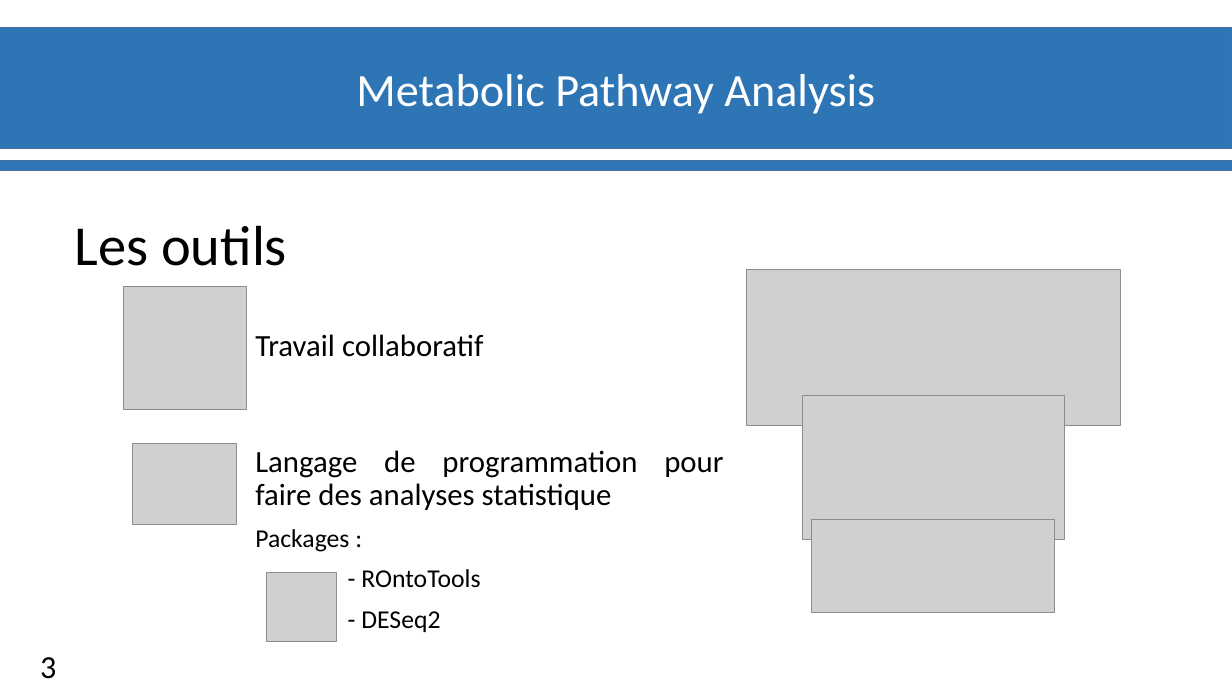
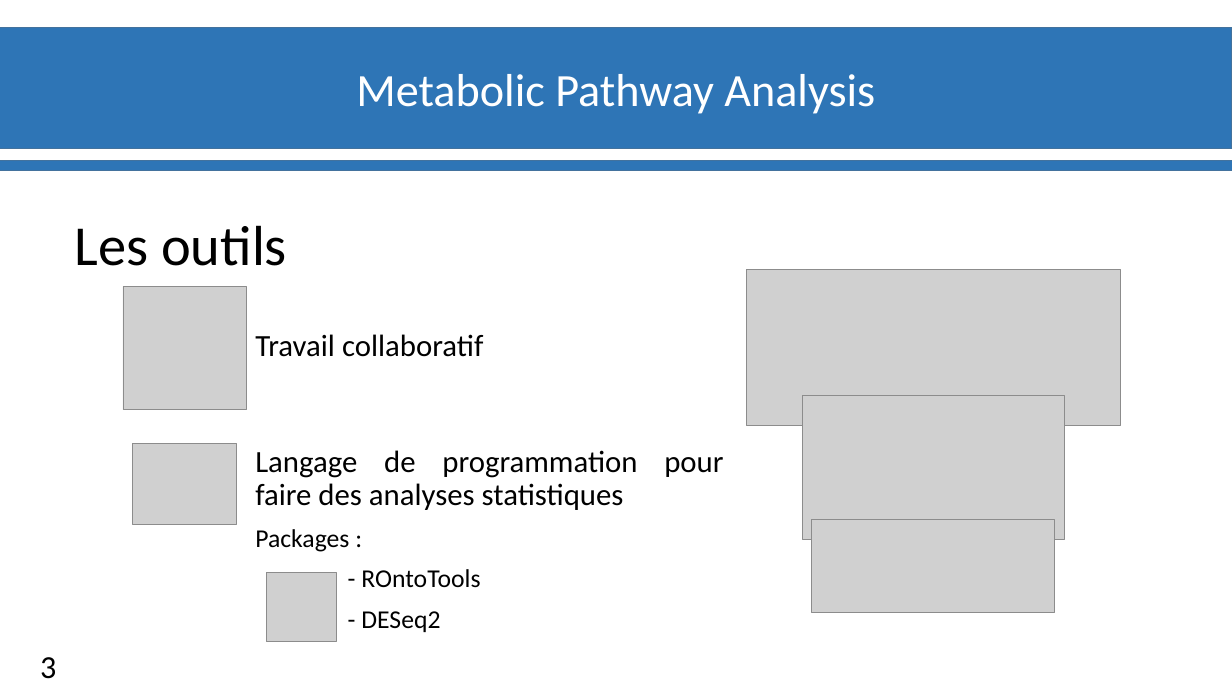
Before and after one commit to materrien/Projet-INSERM, a slide deck: slide 4 of Diapos_Suivit_projet.pptx. Drawn at 1232x693 pixels with LibreOffice and Linux fonts; fonts in the diff are those of the drawing; grey boxes stand for pictures; background and template pictures are left out. Boxes give left, top, right and bottom in pixels: in the first picture for what was removed or moved away, otherwise in the second. Text is boxed around its words. In the diff, an @@ line names an element or a change of style, - is before the commit and + after.

```diff
--- a/Diapos_Suivit_projet.pptx
+++ b/Diapos_Suivit_projet.pptx
@@ text at (255,450,723,510): text changed @@
-Langage de programmation pour faire des analyses statistique
+Langage de programmation pour faire des analyses statistiques
```
Also in this commit, not shown: 7 other slides changed.
